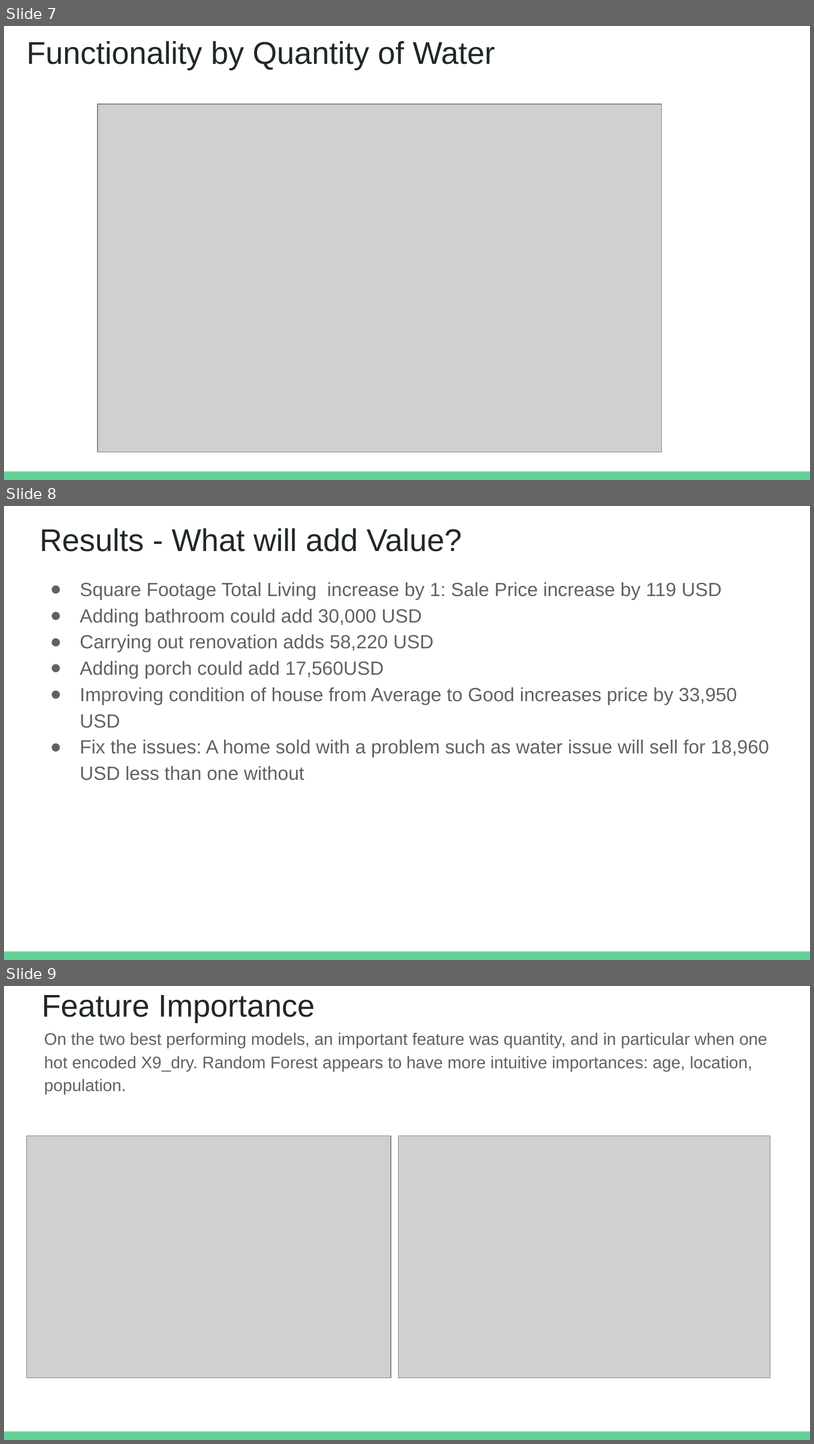
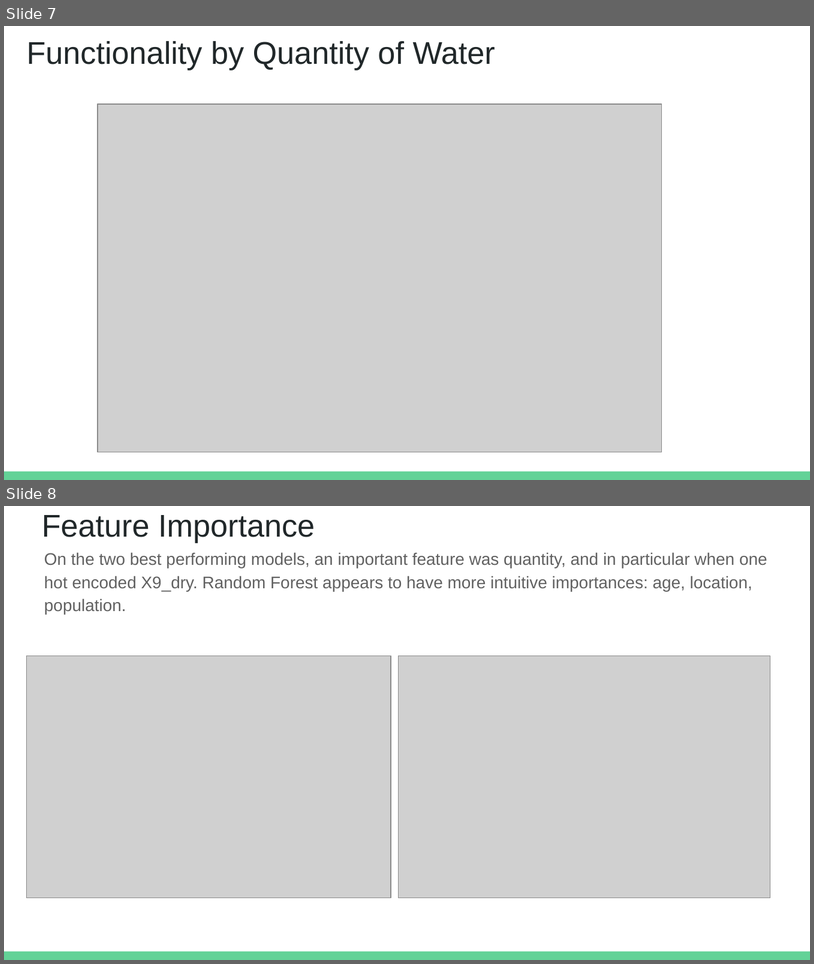
Before and after one commit to aggie2411/Phase_3_Project, a slide deck: Presentation/Pump it up Presentation.pptx. Shown one above the other, each under a label of ours: slides 7, 8 and 9 before the commit, slides 7 and 8 after it. The pictures are 814x1444 and 814x964 pixels, drawn with LibreOffice and Linux fonts; fonts in the diff are those of the drawing; grey boxes stand for pictures. Boxes give left, top, right and bottom in pixels: in the first picture for what was removed or moved away, otherwise in the second. Text is boxed around its words. In the diff, an @@ line names an element or a change of style, - is before the commit and + after.

```diff
--- a/Presentation/Pump it up Presentation.pptx
+++ b/Presentation/Pump it up Presentation.pptx
@@ slide 8 removed at box(4, 506, 810, 960), background #FFFFFF; not listed: 1 template element that a slide beside it also shows @@
@@ title removed at box(39, 528, 462, 552) @@
-Results - What will add Value?
@@ text removed at box(80, 582, 770, 780) @@
-● Square Footage Total Living increase by 1: Sale Price increase by 119 USD
-● Adding bathroom could add 30,000 USD
-● Carrying out renovation adds 58,220 USD
-● Adding porch could add 17,560USD
-● Improving condition of house from Average to Good increases price by 33,950 USD
-● Fix the issues: A home sold with a problem such as water issue will sell for 18,960 USD less than one without
@@ what was slide 9 is now slide 8 @@
```
Also in this commit, not shown: 3 slides changed, 1 slide added, 1 other slide removed, 13 other files.
